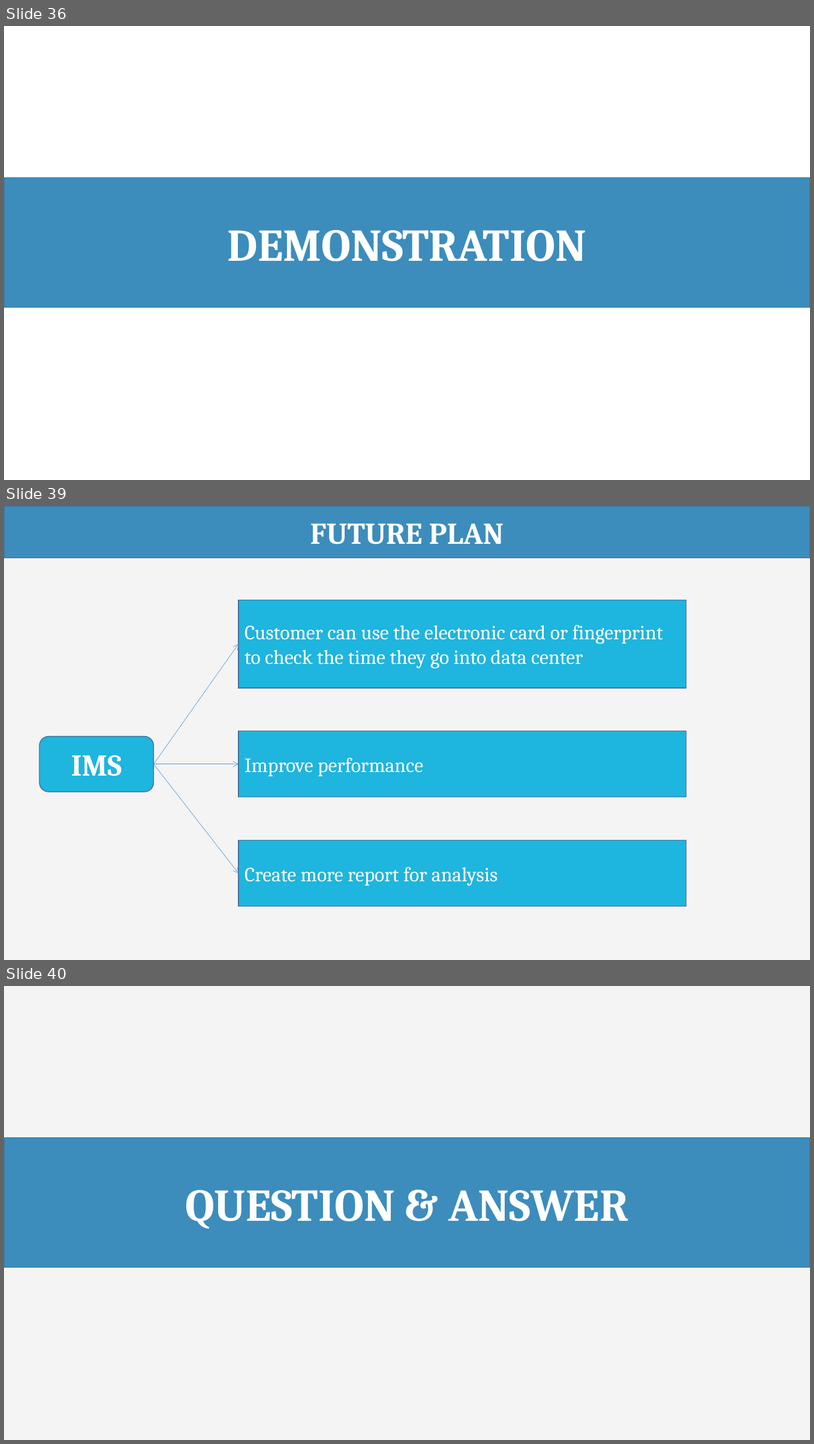
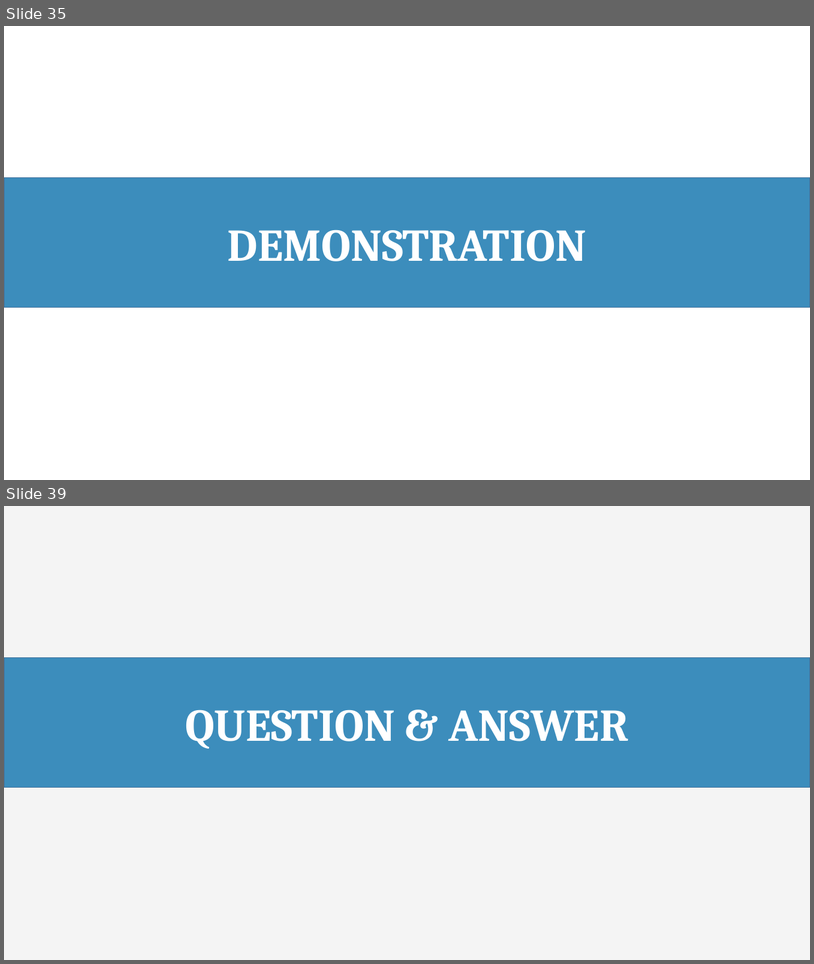
Before and after one commit to haltt051093/IMS-datacenter, a slide deck: Document/Presentation/IMS_20160420_Presentation.pptx. Shown one above the other, each under a label of ours: slides 36, 39 and 40 before the commit, slides 35 and 39 after it; the slides between them are not shown. The pictures are 814x1444 and 814x964 pixels, drawn with LibreOffice and Linux fonts; fonts in the diff are those of the drawing. Boxes give left, top, right and bottom in pixels: in the first picture for what was removed or moved away, otherwise in the second. Text is boxed around its words. In the diff, an @@ line names an element or a change of style, - is before the commit and + after.

```diff
--- a/Document/Presentation/IMS_20160420_Presentation.pptx
+++ b/Document/Presentation/IMS_20160420_Presentation.pptx
@@ slide 39 removed at [4,506,810,960], background #F4F4F4 @@
@@ rectangle removed at [4,506,810,558] @@
-FUTURE PLAN
@@ rectangle removed at [239,600,687,687] @@
-Customer can use the electronic card or fingerprint to check the time they go into data center
@@ arrow removed from (154, 764) to (239, 644) @@
@@ rounded rectangle removed at [39,736,154,792] @@
-IMS
@@ rectangle removed at [239,731,687,797] @@
-Improve performance
@@ arrow removed from (154, 764) to (239, 764) @@
@@ arrow removed from (154, 764) to (239, 873) @@
@@ rectangle removed at [239,840,687,906] @@
-Create more report for analysis
@@ what was slide 36 is now slide 35 @@
@@ what was slide 40 is now slide 39 @@
```
Also in this commit, not shown: 5 slides changed, 3 slides added, 1 other slide removed, 3 other files.
